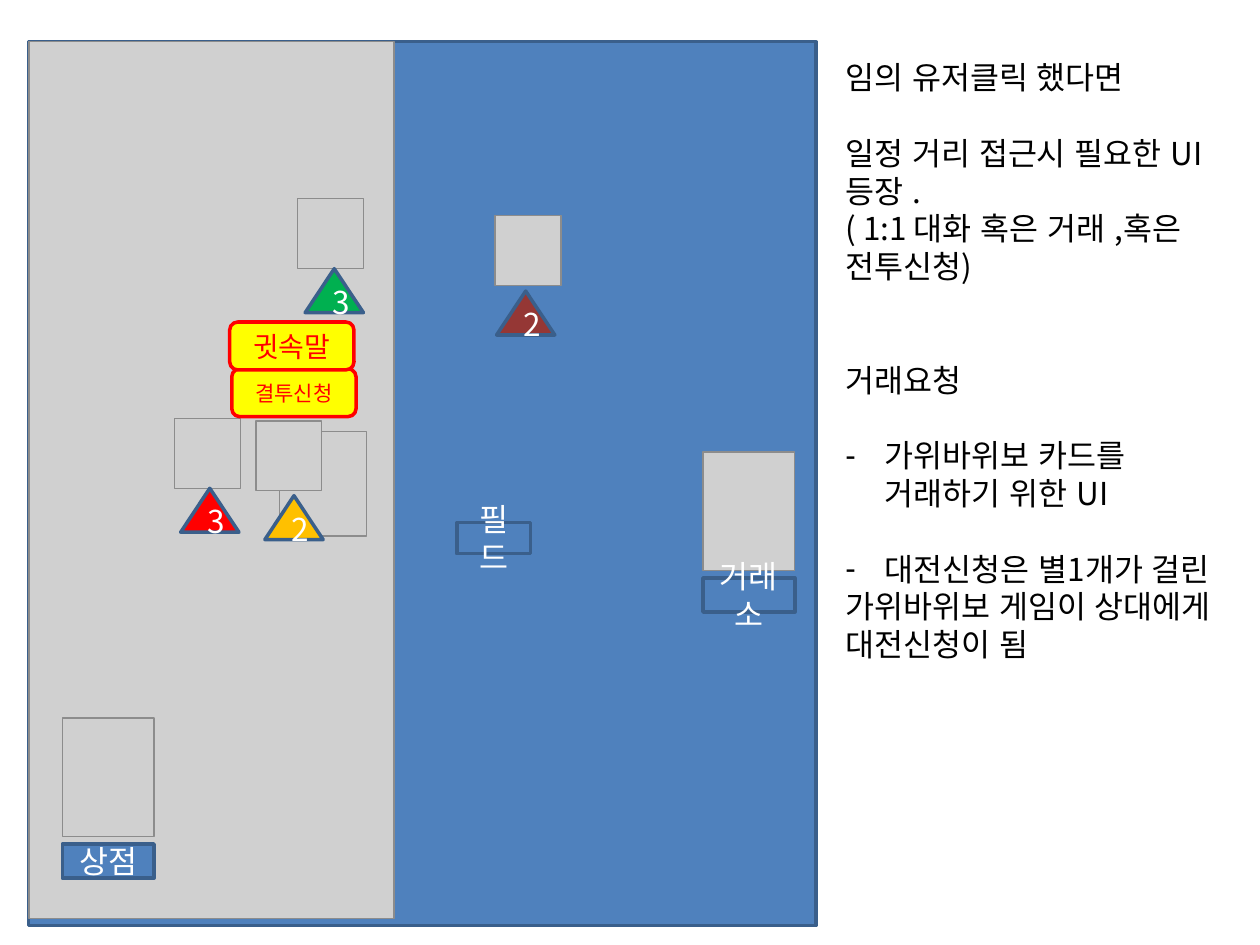
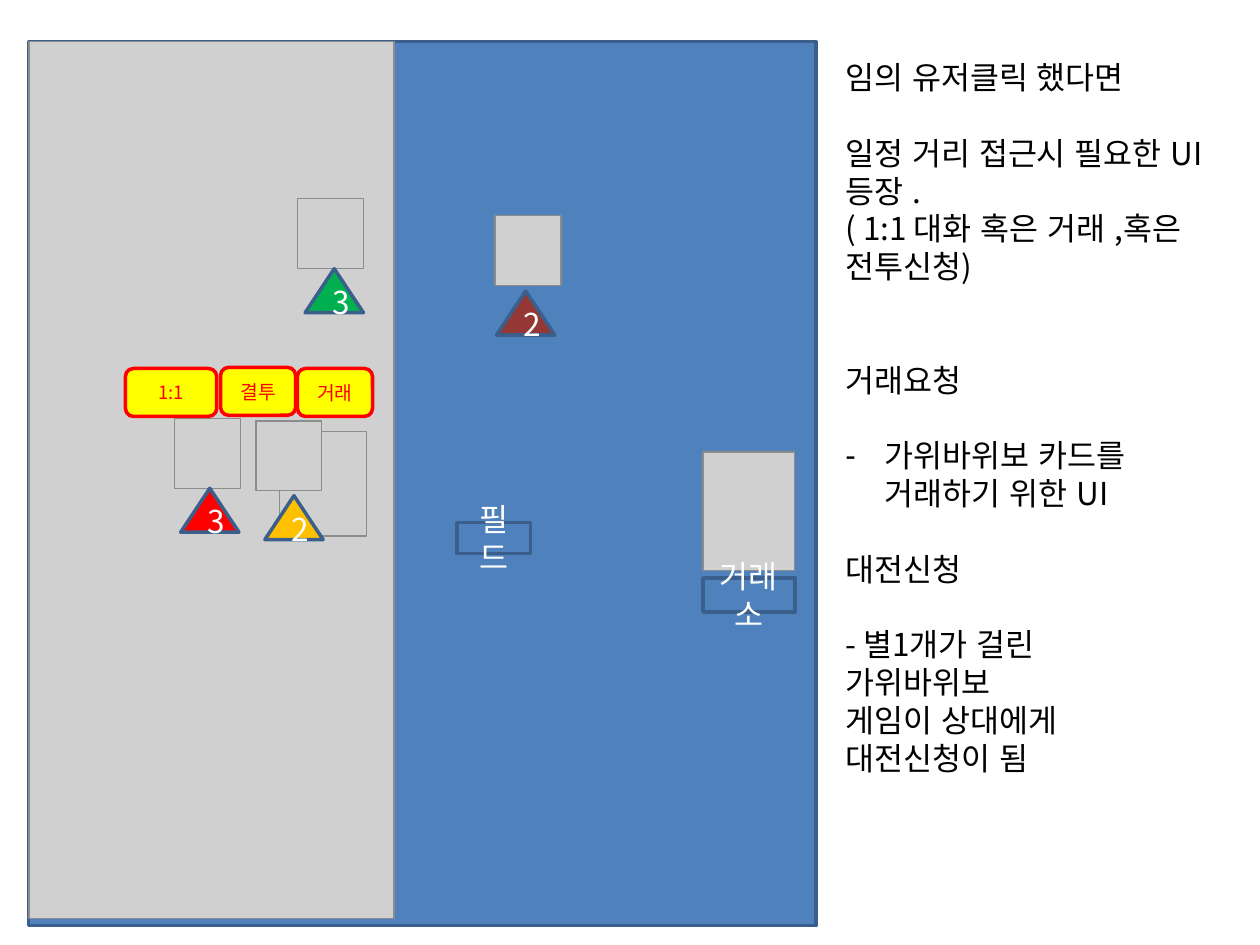
Before and after one commit to Pacman18/Plan, a slide deck: slide 12 of Take게임플로우.pptx (slide 10 before the commit). Drawn at 1260x945 pixels with LibreOffice and Linux fonts; fonts in the diff are those of the drawing; grey boxes stand for pictures. Boxes give left, top, right and bottom in pixels: in the first picture for what was removed or moved away, otherwise in the second. Text is boxed around its words. In the diff, an @@ line names an element or a change of style, - is before the commit and + after.

```diff
--- a/Take게임플로우.pptx
+++ b/Take게임플로우.pptx
@@ rounded rectangle "1:1": place and size @@
-rounded rectangle "1:1" at box(229, 323, 354, 370)
+rounded rectangle "1:1" at box(126, 368, 217, 416)
@@ text in rounded rectangle at box(158, 385, 183, 399): text changed; size 16 to 10.5 pt @@
-귓속말
+1:1
@@ rounded rectangle "결투": place and size @@
-rounded rectangle "결투" at box(232, 369, 357, 417)
+rounded rectangle "결투" at box(220, 368, 296, 416)
@@ text in rounded rectangle at box(240, 383, 275, 401): text changed; size 12 to 11 pt @@
-결투신청
+결투
@@ rounded rectangle added at box(297, 368, 373, 416), fill #FFFF00, outline #FF0000 2 pt, 11 pt, text #FF0000 @@
+거래
@@ text at box(845, 554, 1057, 735): text changed @@
-– 대전신청은 별1개가 걸린
-가위바위보 게임이 상대에게
+대전신청
+- 별1개가 걸린
+가위바위보
+게임이 상대에게
@@ picture removed at box(63, 718, 155, 837) @@
@@ rectangle removed at box(63, 844, 155, 878) @@
-상점
```
Also in this commit, not shown: 11 other slides changed, 7 slides added.
